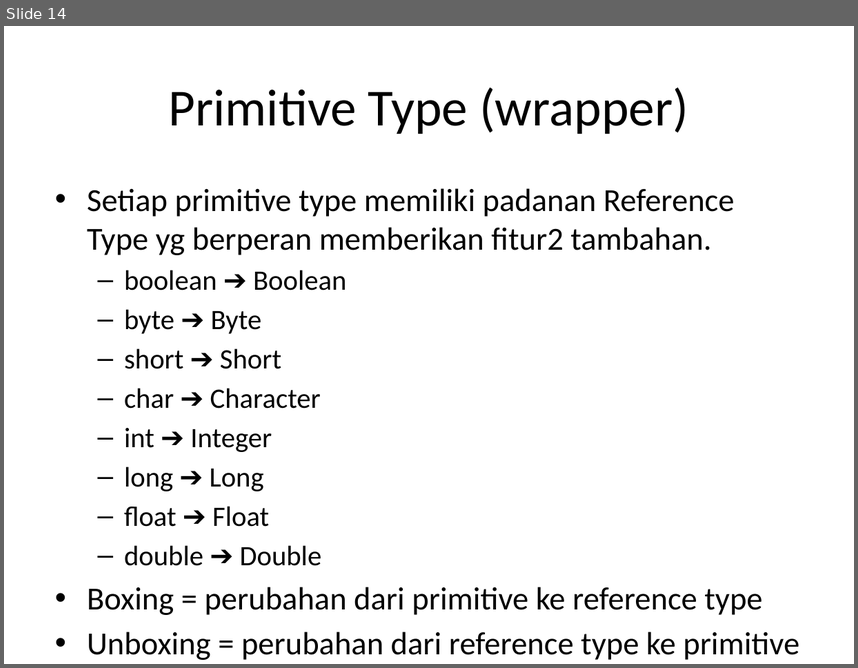
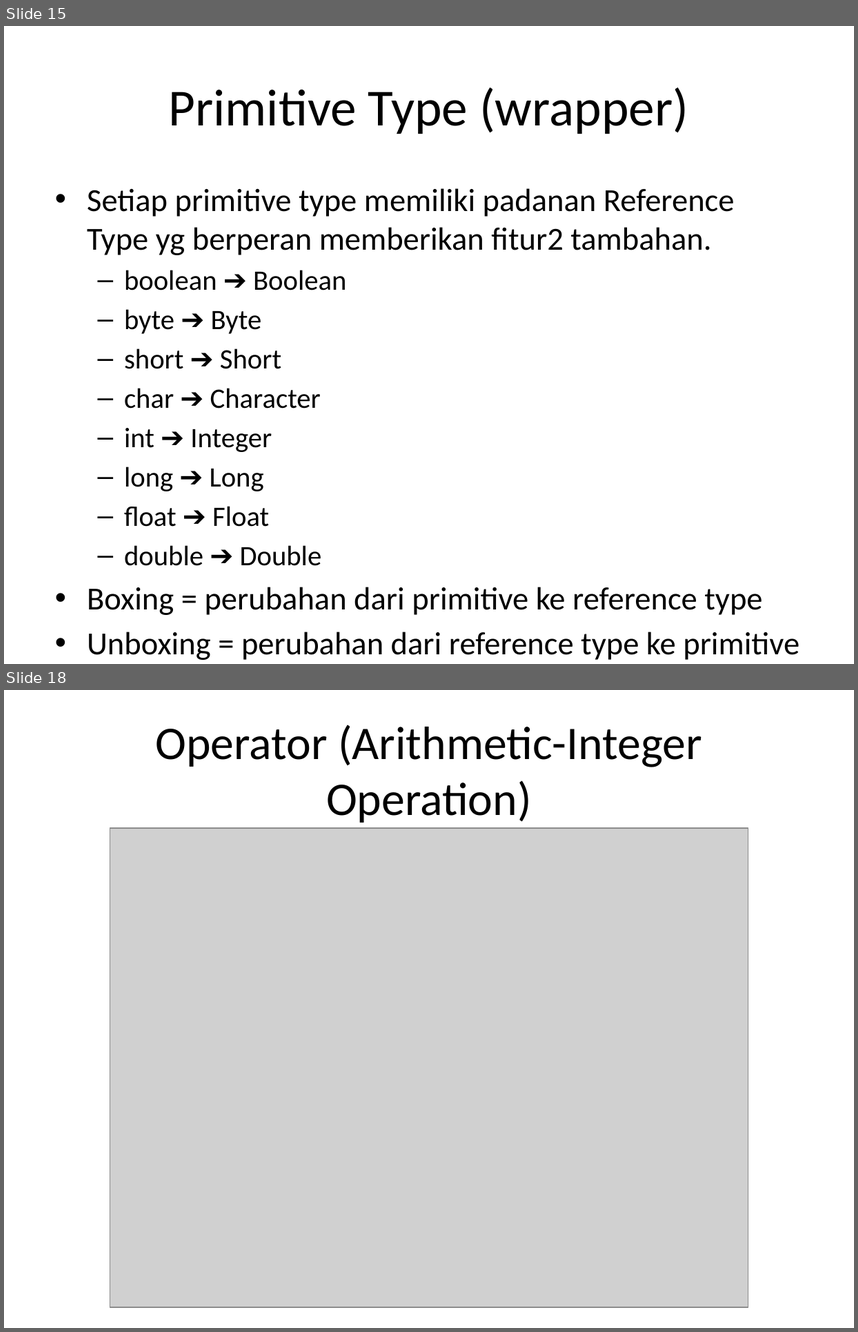
Before and after one commit to milhcbt/oot-aide, a slide deck: src/main/resources/Dasar-Dasar Pemograman Java.pptx. Shown one above the other, each under a label of ours: slide 14 before the commit, slides 15 and 18 after it; the slides between them are not shown. The pictures are 858x668 and 858x1332 pixels, drawn with LibreOffice and Linux fonts; fonts in the diff are those of the drawing; grey boxes stand for pictures. Boxes give left, top, right and bottom in pixels: in the first picture for what was removed or moved away, otherwise in the second. Text is boxed around its words. In the diff, an @@ line names an element or a change of style, - is before the commit and + after.

```diff
--- a/src/main/resources/Dasar-Dasar Pemograman Java.pptx
+++ b/src/main/resources/Dasar-Dasar Pemograman Java.pptx
@@ slide 18 added at (4,690,854,1328), background #FFFFFF @@
@@ title added at (155,724,702,822), 39.6 pt, text #000000 @@
+Operator (Arithmetic-Integer Operation)
@@ picture added at (110,828,748,1306) @@
@@ what was slide 14 is now slide 15 @@
```
Also in this commit, not shown: 3 slides changed, 8 other slides added, 2 slides removed, 5 other files.
